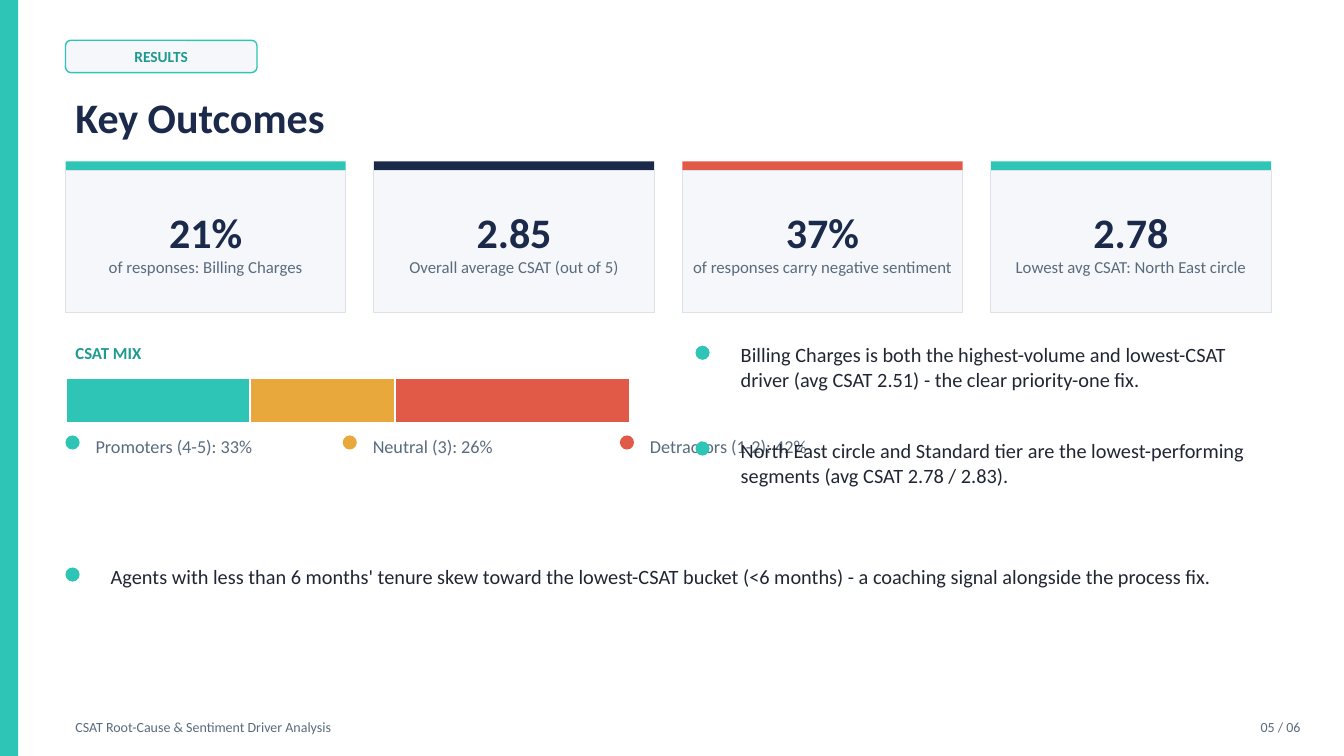
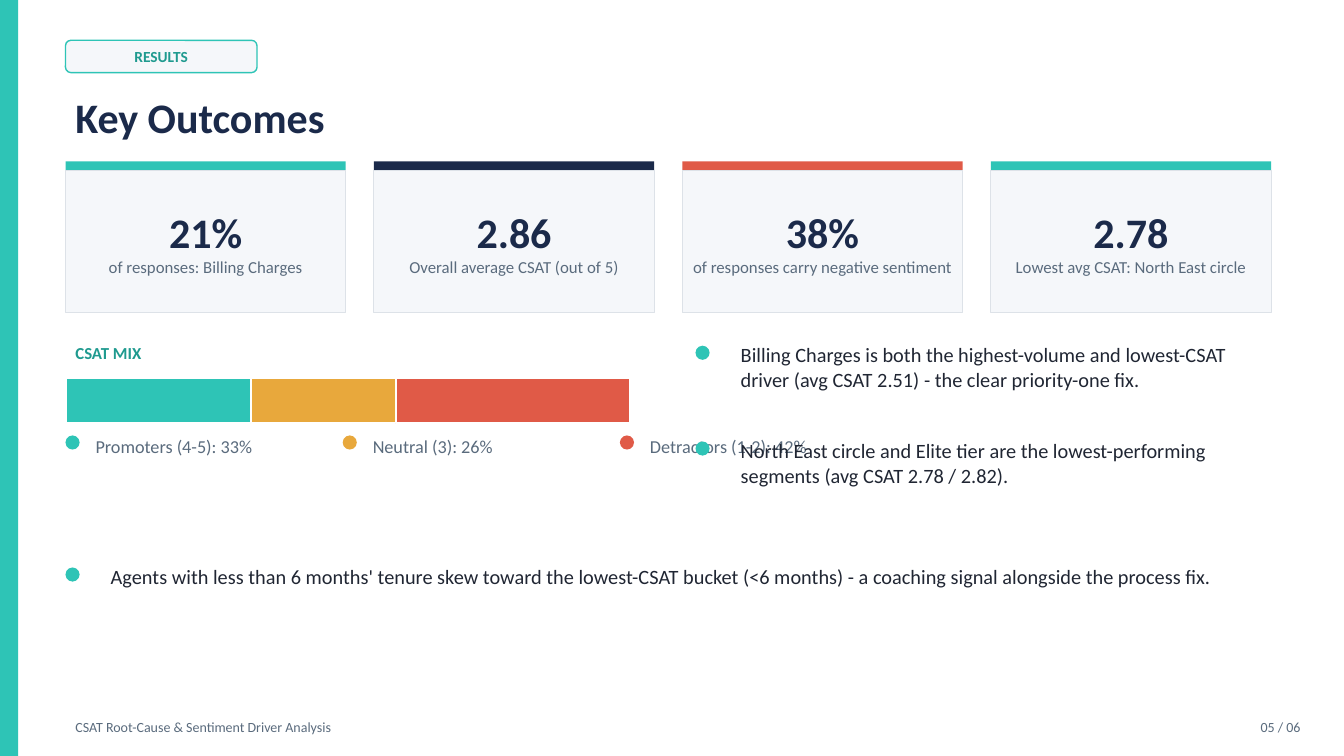
Before and after one commit to rameshpennam/ds-use-cases, a slide deck: slide 5 of usecase1_csat_nlp_rootcause/final_output/usecase1_csat_summary.pptx. Drawn at 1344x756 pixels with LibreOffice and Linux fonts; fonts in the diff are those of the drawing. Boxes give left, top, right and bottom in pixels: in the first picture for what was removed or moved away, otherwise in the second. Text is boxed around its words. In the diff, an @@ line names an element or a change of style, - is before the commit and + after.

```diff
--- a/usecase1_csat_nlp_rootcause/final_output/usecase1_csat_summary.pptx
+++ b/usecase1_csat_nlp_rootcause/final_output/usecase1_csat_summary.pptx
@@ text in rectangle at (x1=477, y1=219, x2=552, y2=249): text changed @@
-2.85
+2.86
@@ text in rectangle at (x1=786, y1=219, x2=859, y2=249): text changed @@
-37%
+38%
@@ text at (x1=741, y1=441, x2=1205, y2=487): text changed @@
-North East circle and Standard tier are the lowest-performing segments (avg CSAT 2.78 / 2.83).
+North East circle and Elite tier are the lowest-performing segments (avg CSAT 2.78 / 2.82).
```
Also in this commit, not shown: 1 other slide changed, 5 other files.
